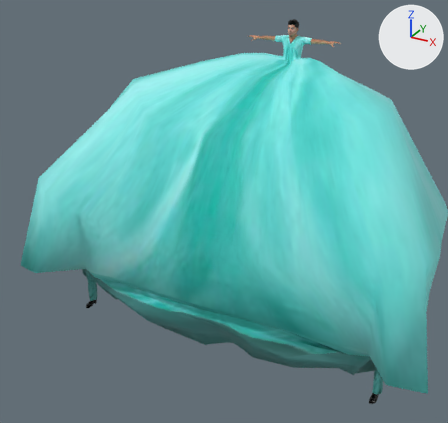
The FBX model Assets/3D_Resources/Models/Characters/paciente_male.fbx, before and after one commit.
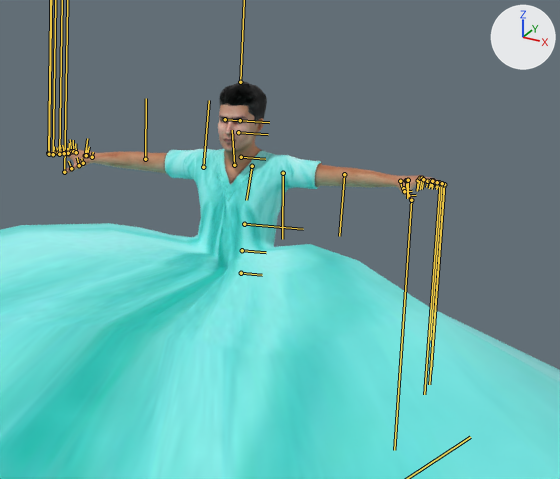
Old and new are each drawn whole from a 50 mm lens placed at (0.1402, -0.3045, 1.1154), pointed at (-0.013, -0.0259, 0.9761) and again close up on the part from 53% to 82% of the width and 0% to 27% of the height. Every picture has the same lights, and +X, +Y and +Z are marked at upper right. Both versions are drawn at the pose saved in each file; the numbers are the values there. The bones that bend it are drawn over the model as lines in the close-ups.

The first close-up shows 'H_DDS_MidRes'.
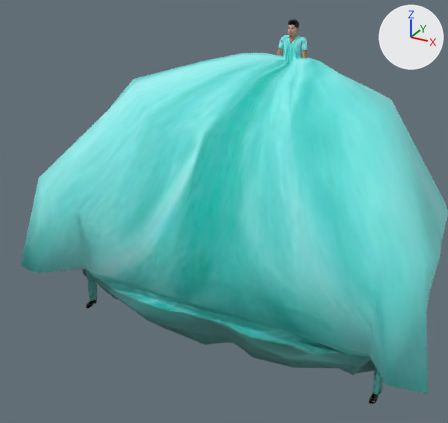
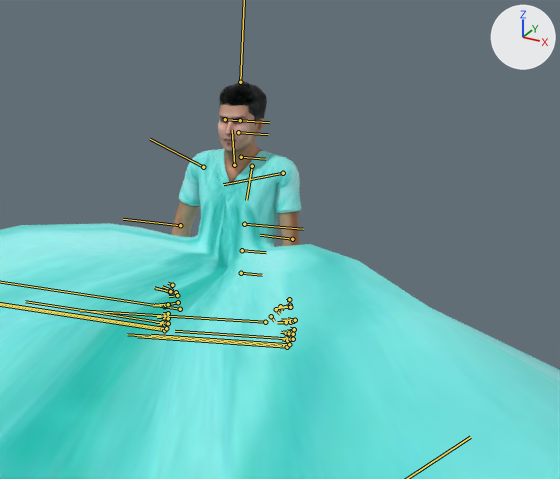
The edits, one by one:
Bone 'RightArm' (bone_rightarm) turns from (0, 0, 0) to (0, 0, -71) degrees about its own x, y and z.
Bone 'RightForeArm' (bone_rightforearm) turns from (0, 0, 0) to (-16, 5, -15) degrees about its own x, y and z.
Bone 'LeftArm' (bone_leftarm) turns from (0, 0, 0) to (1, 5, -79) degrees about its own x, y and z.
Bone 'LeftForeArm' (bone_leftforearm) turns from (0, 0, 0) to (-35, -3, -7) degrees about its own x, y and z.

Location of each change, [x1, y1, x2, y2] in pixels of the close-ups (560 x 479 px):
'H_DDS_MidRes', posed: [0, 82, 560, 479] in both
bone 'RightArm', root to tip: before (203, 167) to (209, 100); after (203, 167) to (150, 139)
bone 'RightForeArm', root to tip: before (145, 159) to (146, 98); after (180, 225) to (123, 219)
bone 'LeftArm', root to tip: before (283, 173) to (282, 239); after (283, 173) to (223, 184)
bone 'LeftForeArm', root to tip: before (344, 174) to (339, 236); after (292, 239) to (260, 235)
